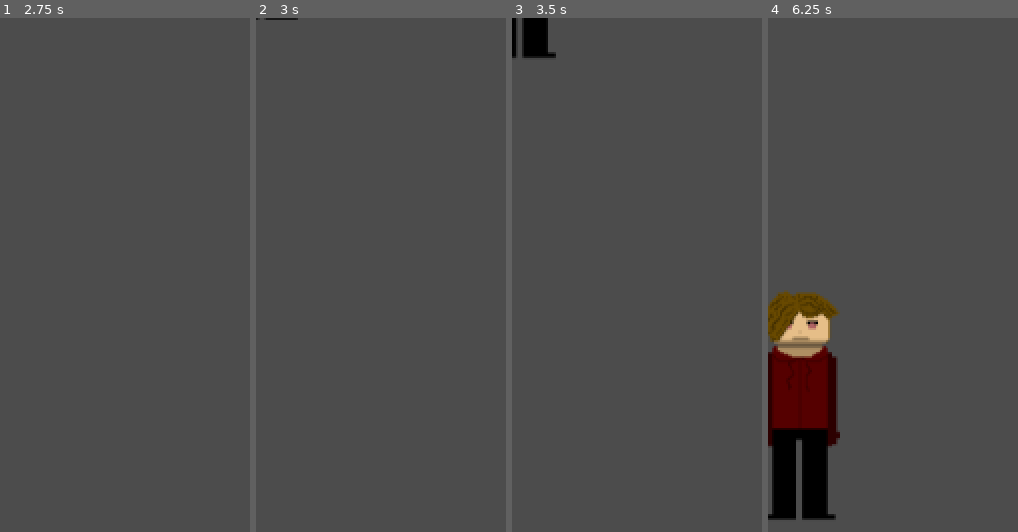
Above: before the commit, frames 1-4 (left to right).
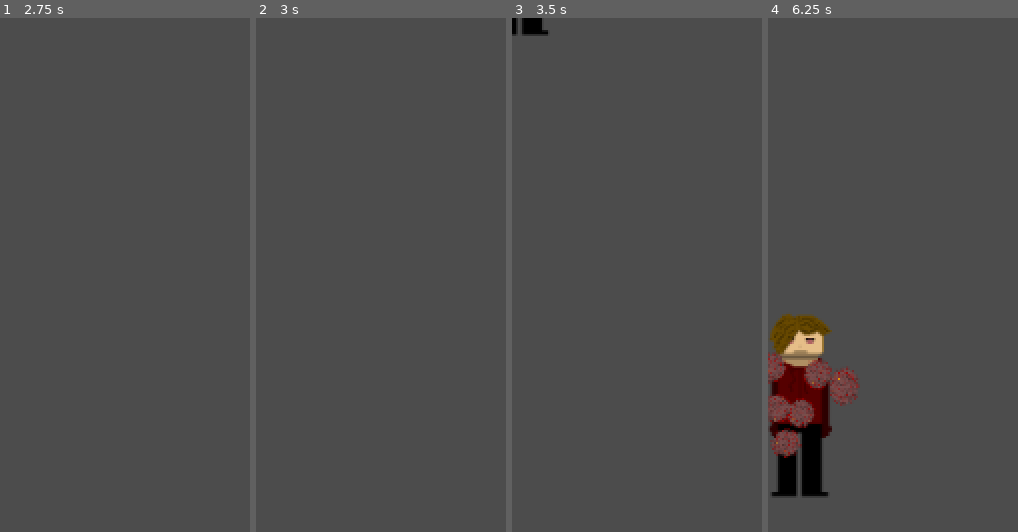
Above: after the commit, the same moments.

Repository: elliesmith135/EvilChaosGame
Game: Godot game, scene res://Scenes/Enemy1.tscn
The game is run twice, just before and just after one commit, with the same random seed, the same clock (stepped at 60 frames per second) and the same inputs. This scene is started directly instead of the project's main scene.
Inputs (mouse positions are in pixels of both pictures, inside the frame that each line leads up to):
- Up to frame 1 (2.75 s): tap Enter at 0.5, 2 s; move the mouse to (outside the picture) at 0.52 s; press the mouse at (outside the picture) at 0.53 s; hold D (Right) 0.53-1.28 s; tap Space at 1.25 s; move the mouse to (outside the picture) at 1.27 s; release the mouse at (outside the picture) at 1.28 s; hold S (Down) 1.28-2.03 s; click (outside the picture) at 1.35 s; move the mouse to (outside the picture) at 2.02 s; press the mouse at (outside the picture) at 2.03 s; hold D (Right) from 2.03 s (still down)
- Up to frame 2 (3 s): tap Space at 2.75 s; move the mouse to (outside the picture) at 2.77 s; release D (Right) at 2.78 s; release the mouse at (outside the picture) at 2.78 s; hold W (Up) from 2.78 s (still down); click (outside the picture) at 2.85 s
- Up to frame 3 (3.5 s): keep holding W (Up)
- Up to frame 4 (6.25 s): move the mouse to (outside the picture) at 3.52 s; release W (Up) at 3.53 s; press the mouse at (outside the picture) at 3.53 s; hold A (Left) 3.53-5.03 s; move the mouse to (outside the picture) at 4.27 s; release the mouse at (outside the picture) at 4.28 s; click (outside the picture) at 4.35 s; move the mouse to (outside the picture) at 5.02 s; press the mouse at (outside the picture) at 5.03 s; hold S (Down) 5.03-5.78 s; move the mouse to (outside the picture) at 5.77 s; release the mouse at (outside the picture) at 5.78 s; hold D (Right) from 5.78 s (still down); click (outside the picture) at 5.85 s

Frame 1 is identical in both runs. In frame 2, less than 0.1% of the frame differs, in the area x 0-17%, y 0-1%; in frame 3, 0.7%; in frame 4, 8.1%, in the area x 0-36%, y 52-98%.
Error in both runs: Attempt to call function 'add_child' in base 'null instance' on a null instance. (res://Scripts/Enemy.gd:45)

Commit message:
particles

Diff:
--- a/04-Space-Shooter-master/Scenes/Enemy1.tscn
+++ b/04-Space-Shooter-master/Scenes/Enemy1.tscn
@@ -1,7 +1,20 @@
-[gd_scene load_steps=3 format=2]
+[gd_scene load_steps=5 format=2]
 
 [ext_resource path="res://Scripts/Enemy.gd" type="Script" id=1]
 [ext_resource path="res://stoned sickness.png" type="Texture" id=2]
+[ext_resource path="res://papa corona.png" type="Texture" id=3]
+
+[sub_resource type="ParticlesMaterial" id=1]
+emission_shape = 1
+emission_sphere_radius = 106.19
+flag_disable_z = true
+gravity = Vector3( 0, 0, 0 )
+angular_velocity = 115.86
+orbit_velocity = 0.0
+orbit_velocity_random = 0.0
+radial_accel = 17.25
+scale = 0.25
+color = Color( 1, 0.639216, 0.639216, 1 )
 
 [node name="Enemy1" type="KinematicBody2D"]
 position = Vector2( 1.02669, -83.0597 )
@@ -15,7 +28,12 @@
 speed = 5.0
 
 [node name="Sprite" type="Sprite" parent="."]
+scale = Vector2( 0.8, 0.8 )
 texture = ExtResource( 2 )
+
+[node name="CollisionPolygon2D" type="CollisionPolygon2D" parent="."]
+scale = Vector2( 0.8, 0.8 )
+polygon = PoolVector2Array( 13, -73, 30, -60, 30, -56.9, 24, -52.9, 24, -41.3, 21.1, -37.7, 28, -30.8, 28, 16.5, 31, 24, 28.2, 24, 25.2, 30, 22, 30, 22, 68, 27.4, 72.3, 26.4, 75, -26, 75, -26, 69.6, -21, 67.6, -21, 30.9, -28, 22.7, -28, 18, -26, -32, -24, -32, -20.6, -36.6, -29.1, -55, -26.4, -55, -22.4, -67, -21, -67, -15, -75, -12, -75, -7.5, -75, -3.5, -73, 10.9, -75, 13, -75 )
 
 [node name="Timer" type="Timer" parent="."]
 wait_time = 0.8
@@ -23,6 +41,9 @@
 
 [node name="Tween" type="Tween" parent="."]
 
-[node name="CollisionPolygon2D" type="CollisionPolygon2D" parent="."]
-polygon = PoolVector2Array( 13, -73, 30, -60, 30, -56.9, 24, -52.9, 24, -41.3, 21.1, -37.7, 28, -30.8, 28, 16.5, 31, 24, 28.2, 24, 25.2, 30, 22, 30, 22, 68, 27.4, 72.3, 26.4, 75, -26, 75, -26, 69.6, -21, 67.6, -21, 30.9, -28, 22.7, -28, 18, -26, -32, -24, -32, -20.6, -36.6, -29.1, -55, -26.4, -55, -22.4, -67, -21, -67, -15, -75, -12, -75, -7.5, -75, -3.5, -73, 10.9, -75, 13, -75 )
+[node name="Particles2D" type="Particles2D" parent="."]
+scale = Vector2( 0.25, 0.25 )
+local_coords = false
+process_material = SubResource( 1 )
+texture = ExtResource( 3 )
 [connection signal="timeout" from="Timer" to="." method="_on_Timer_timeout"]
--- a/04-Space-Shooter-master/Scenes/Enemy2.tscn
+++ b/04-Space-Shooter-master/Scenes/Enemy2.tscn
@@ -1,7 +1,20 @@
-[gd_scene load_steps=3 format=2]
+[gd_scene load_steps=5 format=2]
 
 [ext_resource path="res://Scripts/Enemy.gd" type="Script" id=1]
 [ext_resource path="res://baldIdon'tcareguy.png" type="Texture" id=2]
+[ext_resource path="res://papa corona.png" type="Texture" id=3]
+
+[sub_resource type="ParticlesMaterial" id=1]
+emission_shape = 1
+emission_sphere_radius = 28.95
+flag_disable_z = true
+gravity = Vector3( 0, 0, 0 )
+angular_velocity = 91.03
+orbit_velocity = 0.0
+orbit_velocity_random = 0.0
+radial_accel = 22.99
+scale = 0.25
+color = Color( 0.996078, 0.337255, 0.337255, 1 )
 
 [node name="Enemy2" type="KinematicBody2D"]
 position = Vector2( -1, -85 )
@@ -23,4 +36,10 @@
 
 [node name="CollisionPolygon2D" type="CollisionPolygon2D" parent="."]
 polygon = PoolVector2Array( 10, -57.9, 10, -55.9, 21, -46.9, 21, -44, 23.3, -29, 21.7, -29, 20.6, -24, 18.8, -24, 12.5, …(290 unchanged characters)…
+
+[node name="Particles2D" type="Particles2D" parent="."]
+amount = 12
+local_coords = false
+process_material = SubResource( 1 )
+texture = ExtResource( 3 )
 [connection signal="timeout" from="Timer" to="." method="_on_Timer_timeout"]
--- a/04-Space-Shooter-master/Scenes/Game.tscn
+++ b/04-Space-Shooter-master/Scenes/Game.tscn
@@ -9,6 +9,17 @@
 [ext_resource path="res://Scripts/HUD.gd" type="Script" id=7]
 [ext_resource path="res://Assets/intro.wav" type="AudioStream" id=8]
 [ext_resource path="res://Assets/loop.wav" type="AudioStream" id=9]
+
+[sub_resource type="ParticlesMaterial" id=1]
+emission_shape = 1
+emission_sphere_radius = 1.0
+flag_disable_z = true
+spread = 78.1
+gravity = Vector3( 0, 0, 0 )
+initial_velocity = 11.49
+angular_velocity = 0.0
+orbit_velocity = 0.0
+orbit_velocity_random = 0.0
 
 [node name="Game" type="Node2D"]
 
@@ -52,6 +63,17 @@
 
 [node name="CollisionPolygon2D" type="CollisionPolygon2D" parent="Player"]
 polygon = PoolVector2Array( 17, -74.9, 17, -72.8, 19.8, -70, 21.5, -71.4, 24, -70.3, 24, -68.5, 26.2, -64, 27.6, -64, 3 …(477 unchanged characters)…
+
+[node name="spray" type="Particles2D" parent="Player"]
+show_behind_parent = true
+position = Vector2( -23, -2 )
+rotation = 4.71239
+emitting = false
+amount = 20
+one_shot = true
+speed_scale = 3.0
+explosiveness = 1.0
+process_material = SubResource( 1 )
 
 [node name="Meteors" type="Node2D" parent="."]
 editor/display_folded = true
--- a/04-Space-Shooter-master/Scenes/Meteor.tscn
+++ b/04-Space-Shooter-master/Scenes/Meteor.tscn
@@ -1,10 +1,24 @@
-[gd_scene load_steps=3 format=2]
+[gd_scene load_steps=5 format=2]
 
 [ext_resource path="res://Scripts/Meteor.gd" type="Script" id=1]
 [ext_resource path="res://BIGSICK.png" type="Texture" id=2]
+[ext_resource path="res://papa corona.png" type="Texture" id=3]
+
+[sub_resource type="ParticlesMaterial" id=1]
+emission_shape = 1
+emission_sphere_radius = 58.37
+flag_disable_z = true
+gravity = Vector3( 0, 0, 0 )
+angular_velocity = 198.62
+orbit_velocity = 0.0
+orbit_velocity_random = 0.0
+radial_accel = 64.37
+scale = 0.25
+color = Color( 1, 0, 0, 1 )
 
 [node name="Meteor" type="RigidBody2D"]
 position = Vector2( 0, -100 )
+scale = Vector2( 0.7, 0.7 )
 collision_layer = 4
 collision_mask = 5
 gravity_scale = 0.0
@@ -18,5 +32,12 @@
 texture = ExtResource( 2 )
 
 [node name="CollisionPolygon2D" type="CollisionPolygon2D" parent="."]
-scale = Vector2( 1.5, 1.5 )
+position = Vector2( 1.2717, -0.512112 )
+scale = Vector2( 1.47534, 1.50533 )
 polygon = PoolVector2Array( 30, -51.7, 30, -44.8, 28.7, -37, 26.3, -37, 25, -36.6, 25, -24, 30, -24, 32.1, 60, 16.9, 60 …(185 unchanged characters)…
+
+[node name="Particles2D" type="Particles2D" parent="."]
+amount = 15
+local_coords = false
+process_material = SubResource( 1 )
+texture = ExtResource( 3 )
Not shown: 1 places in 04-Space-Shooter-master/Scenes/Game.tscn that only renumber resources
